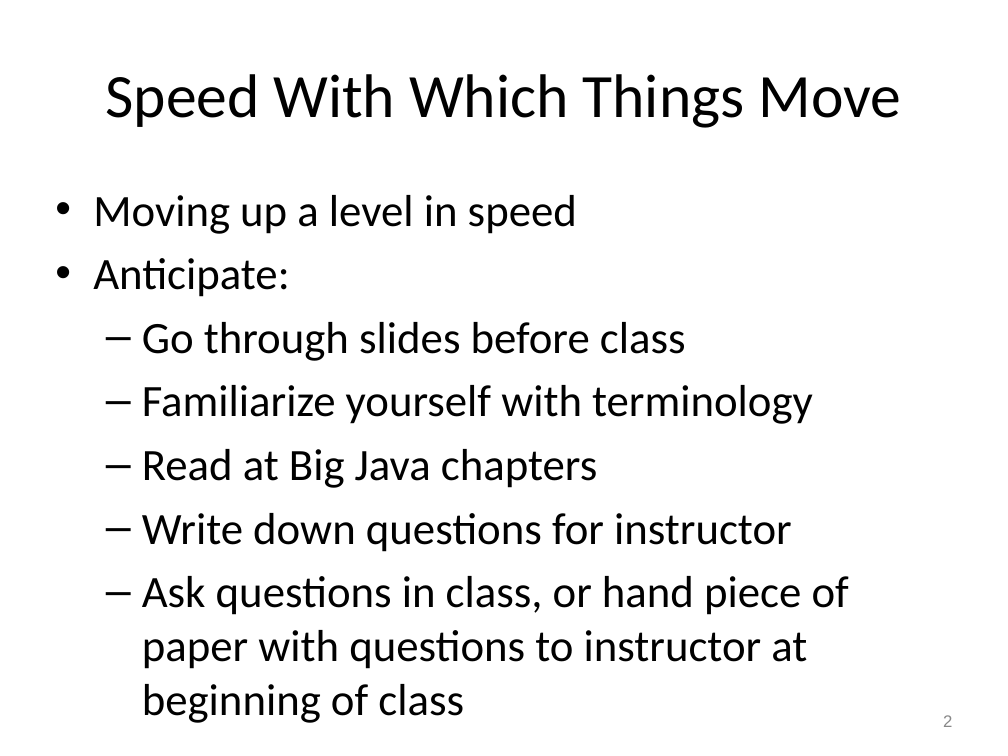
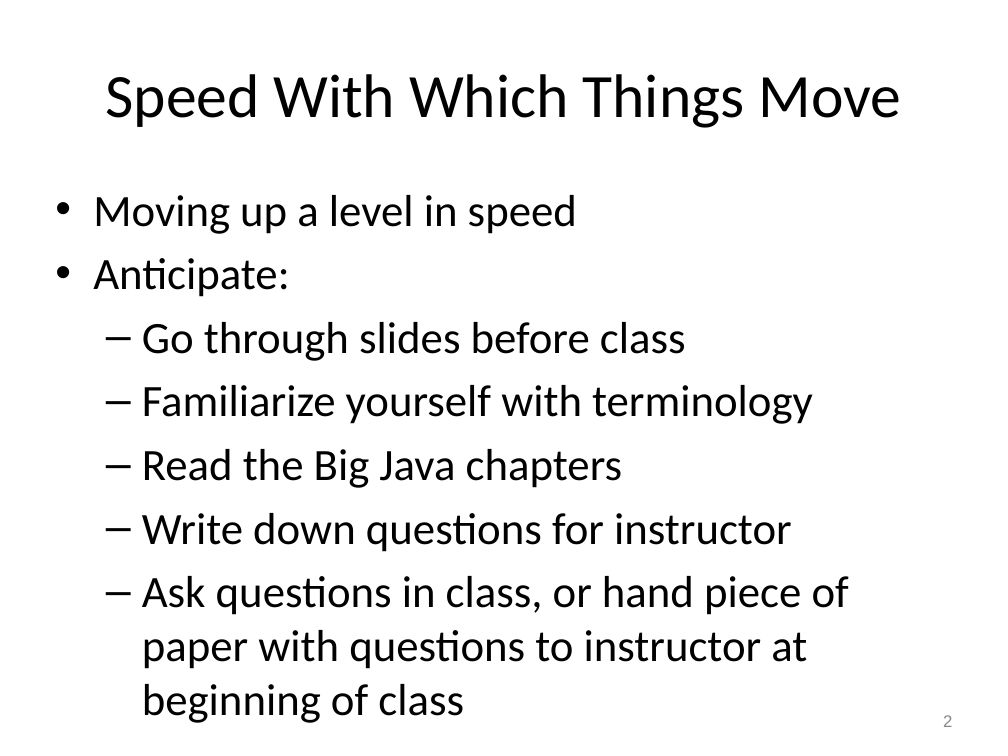
Before and after one commit to RHIT-CSSE/csse220, a slide deck: slide 2 of ClassMaterials/ArraysAndLists/Slides/Arrays and Lists.pptx. Drawn at 1008x756 pixels with LibreOffice and Linux fonts; fonts in the diff are those of the drawing. Boxes give left, top, right and bottom in pixels: in the first picture for what was removed or moved away, otherwise in the second. Text is boxed around its words. In the diff, an @@ line names an element or a change of style, - is before the commit and + after.

```diff
--- a/ClassMaterials/ArraysAndLists/Slides/Arrays and Lists.pptx
+++ b/ClassMaterials/ArraysAndLists/Slides/Arrays and Lists.pptx
@@ text at [142,449,622,488]: text changed @@
-  – Read at Big Java chapters
+  – Read the Big Java chapters
```
Also in this commit, not shown: 2 other slides changed.
